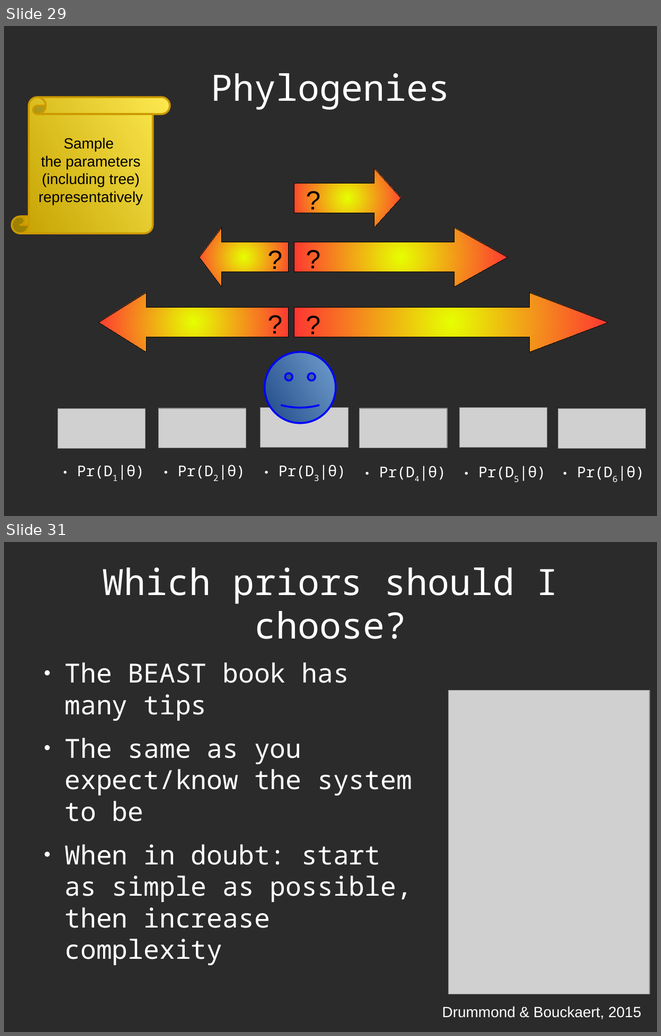
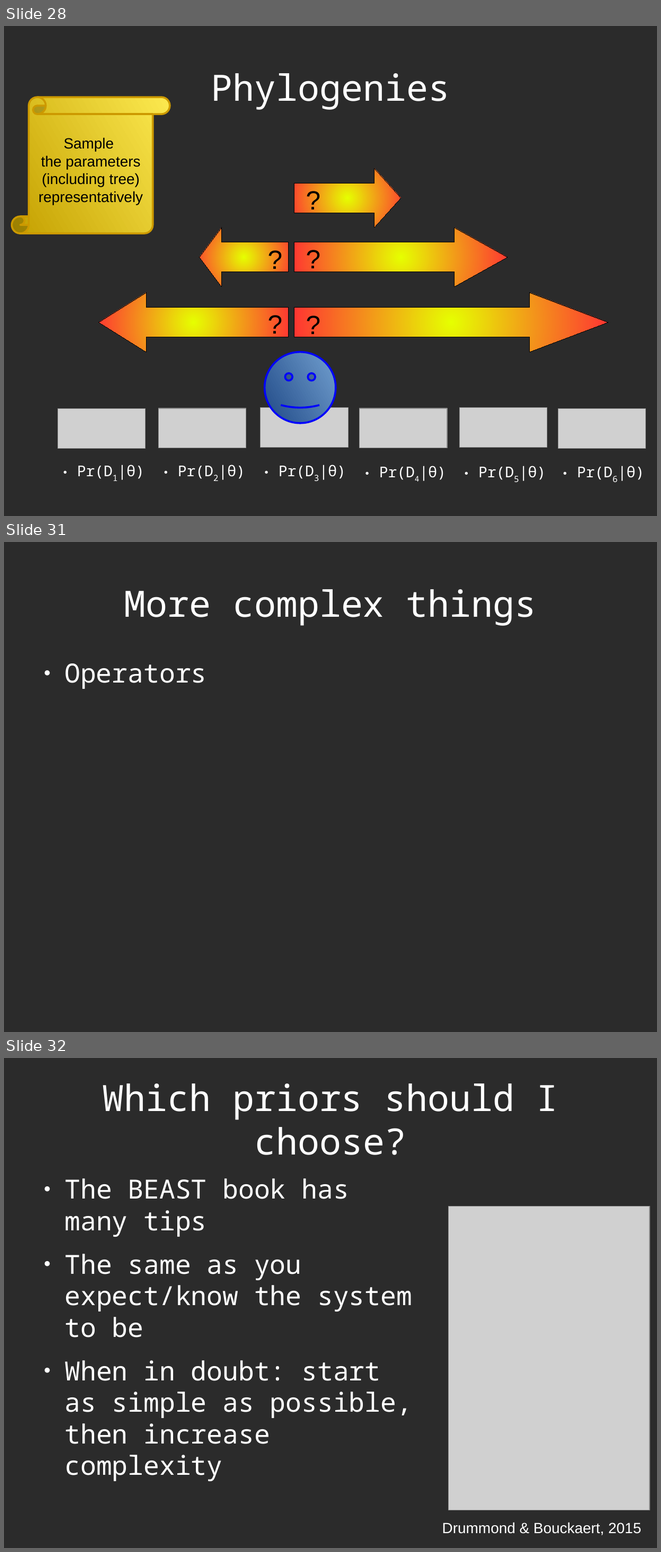
Before and after one commit to richelbilderbeek/Science, a slide deck: Bilderbeek2016Beast/Beast2.odp. Shown one above the other, each under a label of ours: slides 29 and 31 before the commit, slides 28, 31 and 32 after it; the slides between them are not shown. The pictures are 661x1036 and 661x1552 pixels, drawn with LibreOffice and Linux fonts; fonts in the diff are those of the drawing; grey boxes stand for pictures; background and template pictures are left out; a plain dark background stands for a picture behind light text. Boxes give left, top, right and bottom in pixels: in the first picture for what was removed or moved away, otherwise in the second. Text is boxed around its words. In the diff, an @@ line names an element or a change of style, - is before the commit and + after.

```diff
--- a/Bilderbeek2016Beast/Beast2.odp
+++ b/Bilderbeek2016Beast/Beast2.odp
@@ slide 31 added at bbox=[4, 542, 657, 1032], background picture (left out) @@
@@ title added at bbox=[124, 589, 537, 626], 44 pt, text #FFFFFF @@
+More complex things
@@ text added at bbox=[64, 663, 206, 689], 32 pt, text #FFFFFF @@
+● Operators
@@ what was slide 29 is now slide 28 @@
@@ what was slide 31 is now slide 32 @@
```
Also in this commit, not shown: 9 slides changed, 1 other slide added, 1 slide removed, 3 other files.
